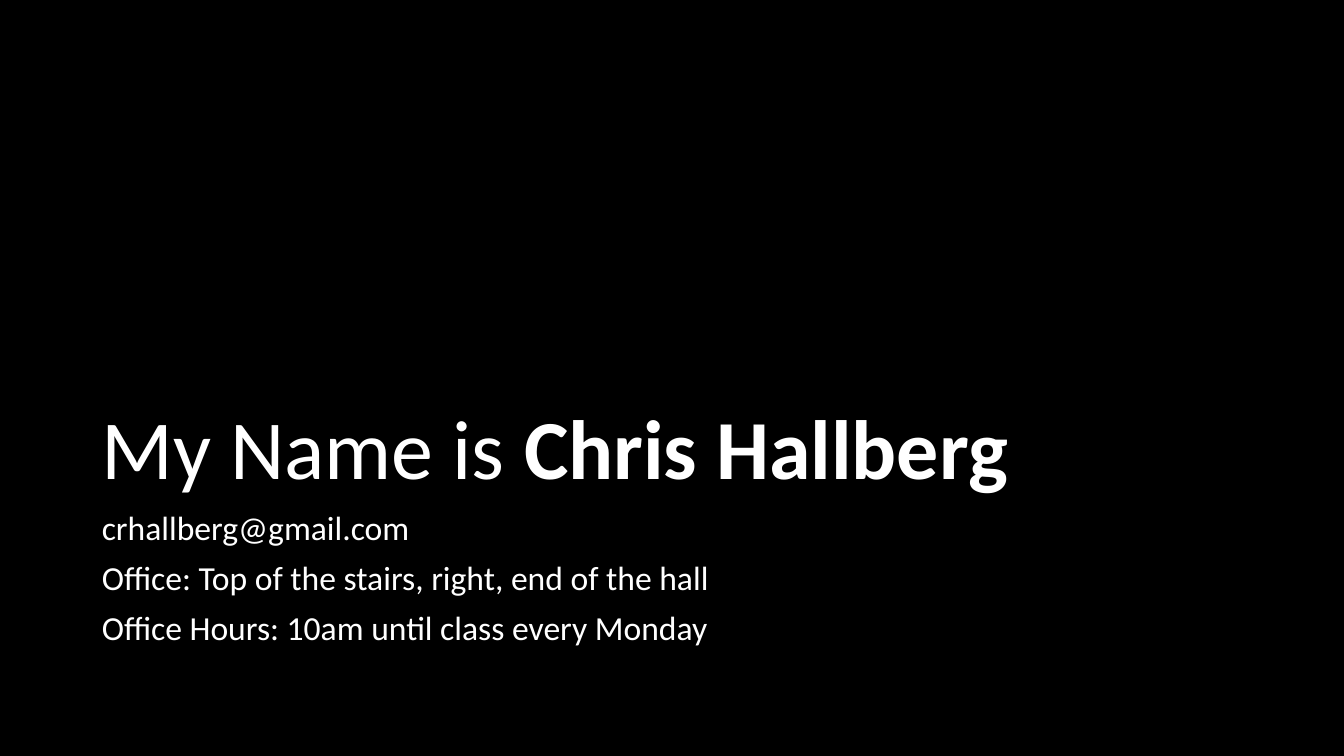
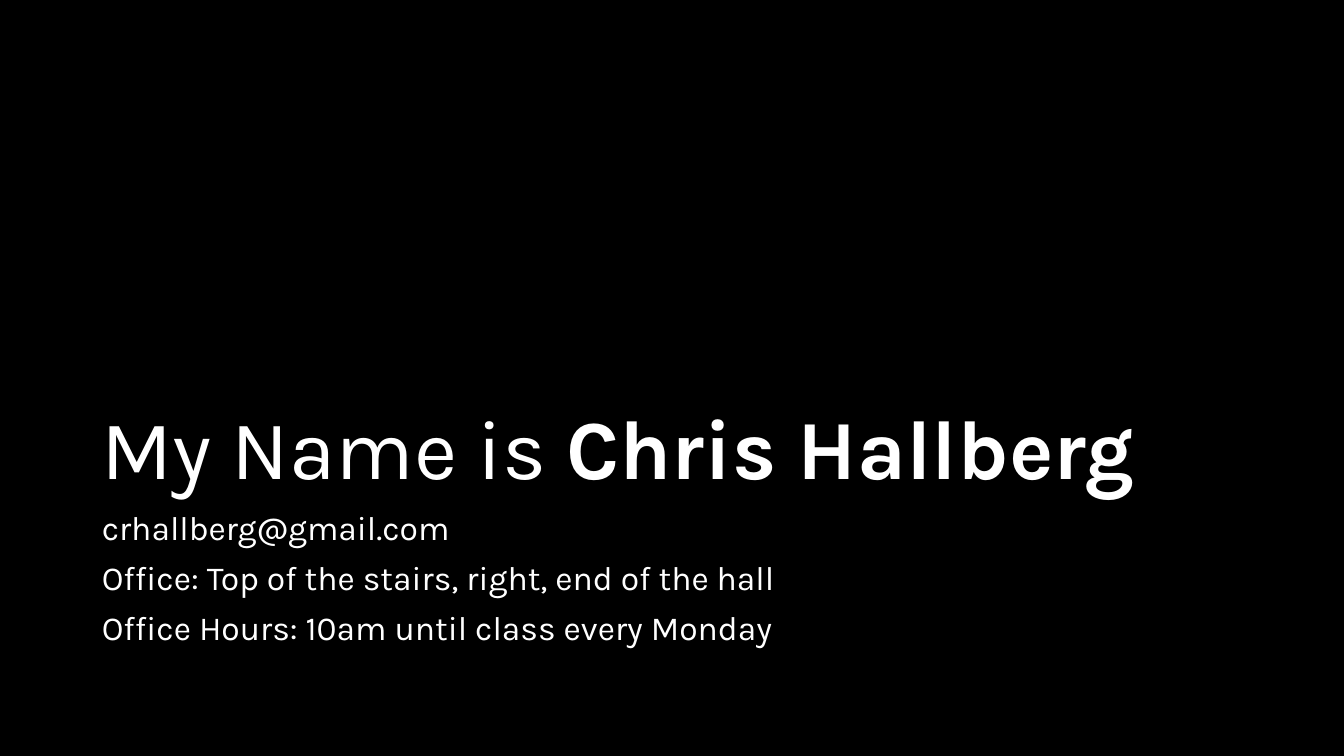
Before and after one commit to crhallberg/IMM120, a slide deck: slide 3 of Presentations/Sept 5 - Class 1.pptx. Drawn at 1344x756 pixels with LibreOffice and Linux fonts; fonts in the diff are those of the drawing. Boxes give left, top, right and bottom in pixels: in the first picture for what was removed or moved away, otherwise in the second. Text is boxed around its words. In the diff, an @@ line names an element or a change of style, - is before the commit and + after.

Commit message:
Presentation style. Hell yes.

```diff
--- a/Presentations/Sept 5 - Class 1.pptx
+++ b/Presentations/Sept 5 - Class 1.pptx
@@ title "My Name is Chris Hallberg" at (x1=102, y1=419, x2=1135, y2=499): font Calibri to Karla @@
@@ text "crhallberg@gmail.com" at (x1=102, y1=517, x2=775, y2=649): font Calibri to Karla @@
```
Also in this commit, not shown: 16 other slides changed, 1 slide removed.
